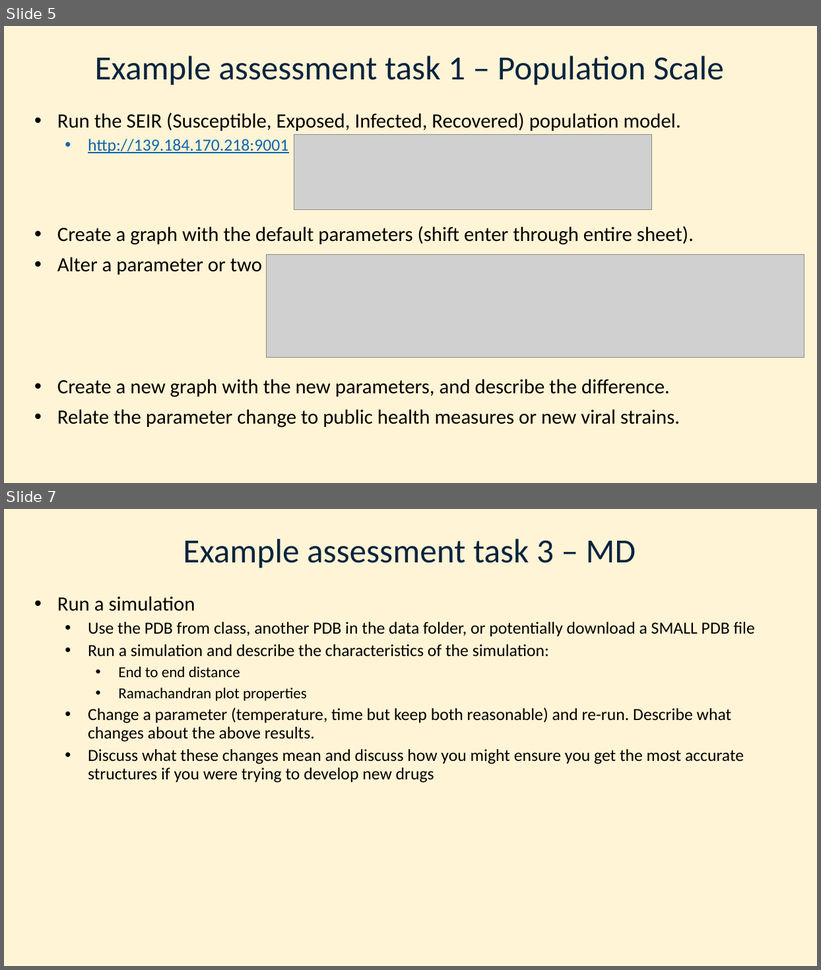
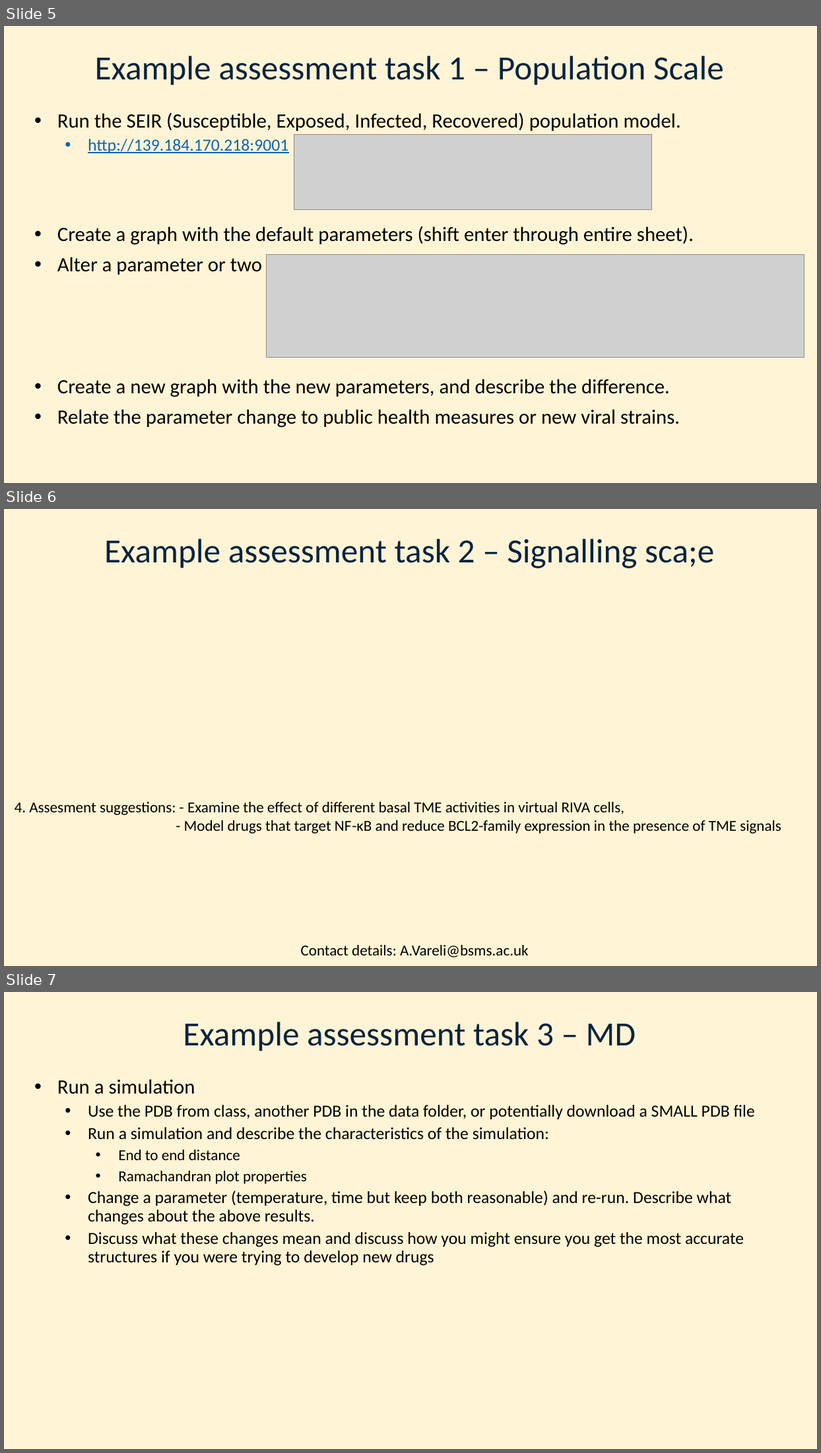
Before and after one commit to SiFTW/MitchellLabWebsite, a slide deck: content/post/teaching/Week6-summary.pptx. Shown one above the other, each under a label of ours: slides 5 and 7 before the commit, slides 5, 6 and 7 after it; the slides between them are not shown. The pictures are 821x970 and 821x1453 pixels, drawn with LibreOffice and Linux fonts; fonts in the diff are those of the drawing; grey boxes stand for pictures; background and template pictures are left out. Boxes give left, top, right and bottom in pixels: in the first picture for what was removed or moved away, otherwise in the second. Text is boxed around its words. In the diff, an @@ line names an element or a change of style, - is before the commit and + after.

```diff
--- a/content/post/teaching/Week6-summary.pptx
+++ b/content/post/teaching/Week6-summary.pptx
@@ slide 6 added at <box>4,509,817,966</box>, background #FFF4D5 @@
@@ title added at <box>104,539,714,568</box>, 40 pt, text #092440 @@
+Example assessment task 2 – Signalling sca;e
@@ text added at <box>15,802,781,834</box>, 18 pt, text #000000 @@
+4. Assesment suggestions: - Examine the effect of different basal TME activities in virtual RIVA cells,
+- Model drugs that target NF-κΒ and reduce BCL2-family expression in the presence of TME signals
@@ text added at <box>301,945,529,958</box>, 18 pt, text #000000 @@
+Contact details: A.Vareli@bsms.ac.uk
```
Also in this commit, not shown: 2 slides changed, 1 slide removed.
